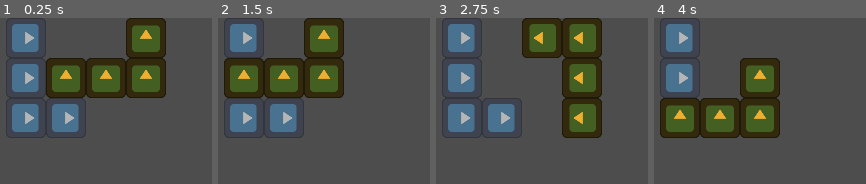
Above: before the commit, frames 1-4 (left to right).
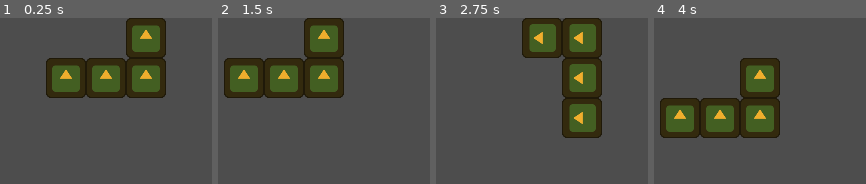
Above: after the commit, the same moments.

Repository: kolulu23/godot4-rc1-test-tetris
Game: Godot game, scene res://Main.tscn
Same seed, same stepped clock (60 frames per second), same inputs: the game is played once before the commit and once after it. The engine's default icon, where the game draws it, is replaced by a stand-in: a white triangle on a blue panel in a dark square.
Inputs:
- Up to frame 1 (0.25 s): no input
- Up to frame 2 (1.5 s): tap Enter at 0.5 s; hold Right (tetro_move_right) 0.53-1.28 s; hold Space (tetro_hard_drop) 0.53-1.28 s; tap R (restart) at 1.25 s; hold Left (tetro_move_left) from 1.28 s (still down); tap Shift (tetro_hold) at 1.35 s
- Up to frame 3 (2.75 s): tap R (restart) at 2 s; release Left (tetro_move_left) at 2.03 s; hold Right (tetro_move_right) from 2.03 s (still down); hold Z (tetro_rotate_ccw) from 2.03 s (still down)
- Up to frame 4 (4 s): tap R (restart) at 2.75, 3.5 s; release Z (tetro_rotate_ccw) at 2.78 s; tap Up (tetro_rotate_cw) at 2.85 s; release Right (tetro_move_right) at 3.53 s; hold Left (tetro_move_left) from 3.53 s (still down); hold Down (tetro_soft_drop) from 3.53 s (still down)

The runs differ from the first frame. In frame 1, 10% of the frame differs, in the area x 2-41%, y 0-73%; in frame 2, 7.6%; in frame 3, 10%; in frame 4, 5.0%.

Commit message:
Switch godot engine version to 4.3, and the development of this project continues

Diff:
--- a/Main.tscn
+++ b/Main.tscn
@@ -1,19 +1,12 @@
-[gd_scene load_steps=4 format=3 uid="uid://b70cc7lyewvwe"]
+[gd_scene load_steps=3 format=3 uid="uid://b70cc7lyewvwe"]
 
 [ext_resource type="Script" path="res://Main.gd" id="1_12dns"]
 [ext_resource type="PackedScene" uid="uid://donqc4orcxhap" path="res://Arena.tscn" id="1_ayx2w"]
-[ext_resource type="PackedScene" uid="uid://dcdy63dck6n2" path="res://Tetromino/Tetro_J.tscn" id="4_ml6h1"]
 
 [node name="Main" type="Node"]
 script = ExtResource("1_12dns")
 
 [node name="Arena" parent="." instance=ExtResource("1_ayx2w")]
-
-[node name="Tetro_J" parent="Arena" instance=ExtResource("4_ml6h1")]
-modulate = Color(1, 1, 1, 0.588235)
-show_behind_parent = true
-position = Vector2(168, 72)
-rotation = 1.5708
 
 [node name="x" type="Control" parent="."]
 layout_mode = 3
--- a/project.godot
+++ b/project.godot
@@ -12,7 +12,7 @@
 
 config/name="Godot-4-rc 1-test"
 run/main_scene="res://Main.tscn"
-config/features=PackedStringArray("4.0", "Forward Plus")
+config/features=PackedStringArray("4.3", "Forward Plus")
 config/icon="res://icon.svg"
 
 [display]
@@ -25,41 +25,41 @@
 
 tetro_move_left={
 "deadzone": 0.5,
-"events": [Object(InputEventKey,"resource_local_to_scene":fa …(175 unchanged characters)… ode":4194319,"key_label":0,"unicode":0,"echo":false,"script":null)
+"events": [Object(InputEventKey,"resource_local_to_scene":fa …(175 unchanged characters)… ode":4194319,"key_label":0,"unicode":0,"location":0,"echo":false,"script":null)
 ]
 }
 tetro_move_right={
 "deadzone": 0.5,
-"events": [Object(InputEventKey,"resource_local_to_scene":fa …(175 unchanged characters)… ode":4194321,"key_label":0,"unicode":0,"echo":false,"script":null)
+"events": [Object(InputEventKey,"resource_local_to_scene":fa …(175 unchanged characters)… ode":4194321,"key_label":0,"unicode":0,"location":0,"echo":false,"script":null)
 ]
 }
 tetro_soft_drop={
 "deadzone": 0.5,
-"events": [Object(InputEventKey,"resource_local_to_scene":fa …(175 unchanged characters)… ode":4194322,"key_label":0,"unicode":0,"echo":false,"script":null)
+"events": [Object(InputEventKey,"resource_local_to_scene":fa …(175 unchanged characters)… ode":4194322,"key_label":0,"unicode":0,"location":0,"echo":false,"script":null)
 ]
 }
 tetro_hard_drop={
 "deadzone": 0.5,
-"events": [Object(InputEventKey,"resource_local_to_scene":fa …(171 unchanged characters)… keycode":32,"key_label":0,"unicode":32,"echo":false,"script":null)
+"events": [Object(InputEventKey,"resource_local_to_scene":fa …(171 unchanged characters)… keycode":32,"key_label":0,"unicode":32,"location":0,"echo":false,"script":null)
 ]
 }
 tetro_rotate_cw={
 "deadzone": 0.5,
-"events": [Object(InputEventKey,"resource_local_to_scene":fa …(175 unchanged characters)… ode":4194320,"key_label":0,"unicode":0,"echo":false,"script":null)
+"events": [Object(InputEventKey,"resource_local_to_scene":fa …(175 unchanged characters)… ode":4194320,"key_label":0,"unicode":0,"location":0,"echo":false,"script":null)
 ]
 }
 tetro_rotate_ccw={
 "deadzone": 0.5,
-"events": [Object(InputEventKey,"resource_local_to_scene":fa …(172 unchanged characters)… eycode":90,"key_label":0,"unicode":122,"echo":false,"script":null)
+"events": [Object(InputEventKey,"resource_local_to_scene":fa …(172 unchanged characters)… eycode":90,"key_label":0,"unicode":122,"location":0,"echo":false,"script":null)
 ]
 }
 tetro_hold={
 "deadzone": 0.5,
-"events": [Object(InputEventKey,"resource_local_to_scene":fa …(175 unchanged characters)… ode":4194325,"key_label":0,"unicode":0,"echo":false,"script":null)
+"events": [Object(InputEventKey,"resource_local_to_scene":fa …(175 unchanged characters)… ode":4194325,"key_label":0,"unicode":0,"location":0,"echo":false,"script":null)
 ]
 }
 restart={
 "deadzone": 0.5,
-"events": [Object(InputEventKey,"resource_local_to_scene":fa …(172 unchanged characters)… eycode":82,"key_label":0,"unicode":114,"echo":false,"script":null)
+"events": [Object(InputEventKey,"resource_local_to_scene":fa …(172 unchanged characters)… eycode":82,"key_label":0,"unicode":114,"location":0,"echo":false,"script":null)
 ]
 }
